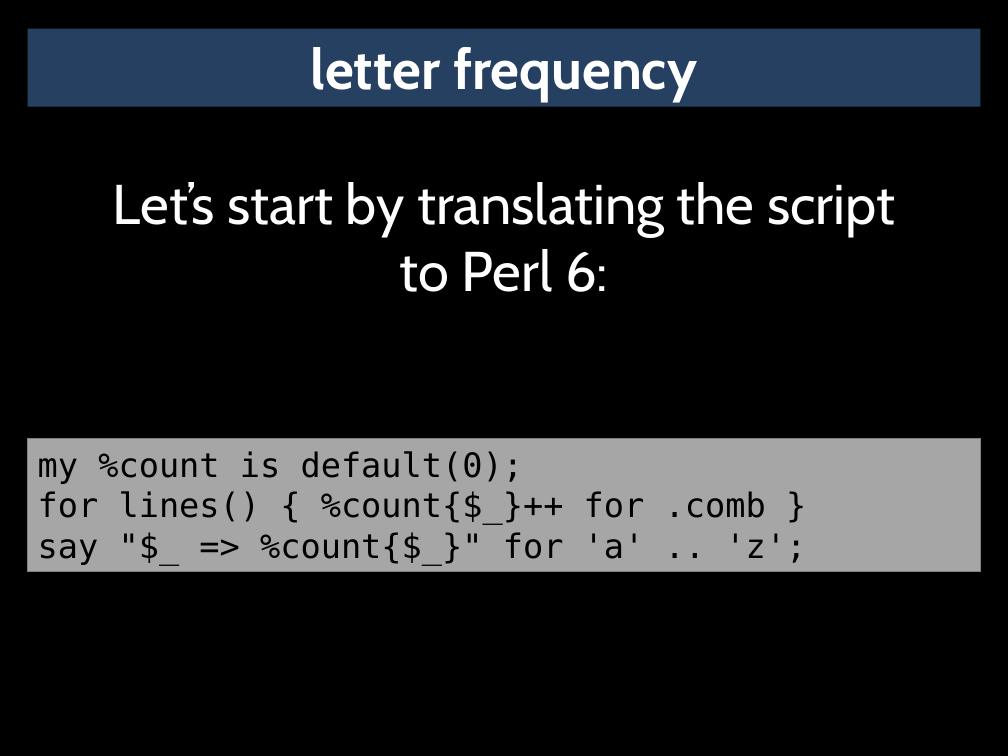
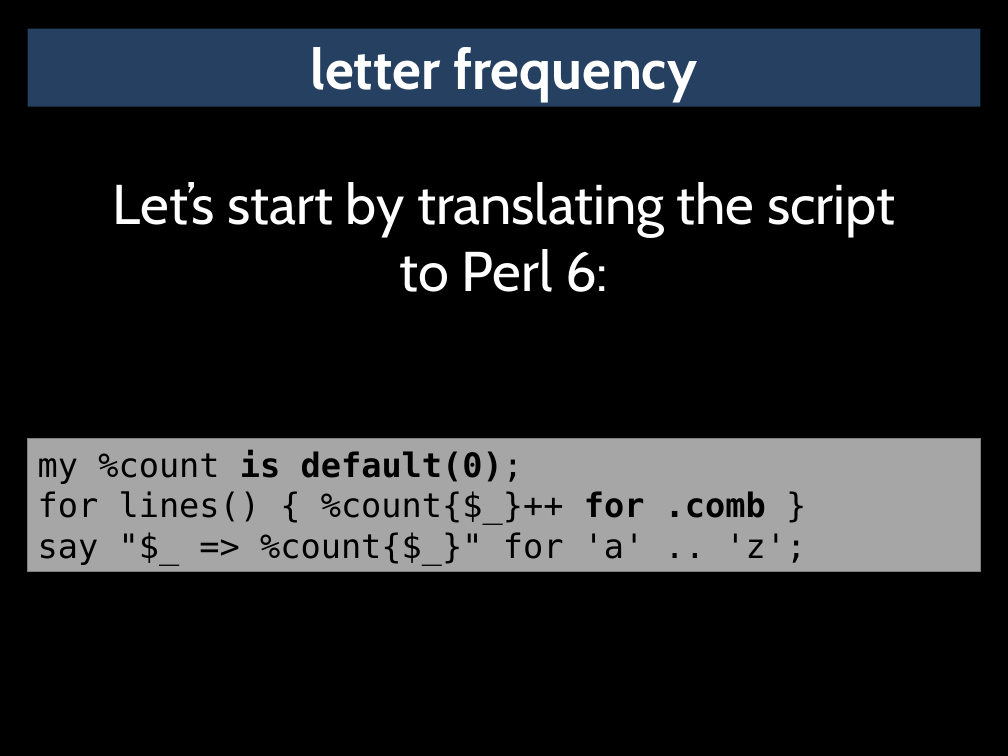
Before and after one commit to masak/talks, a slide deck: slide 20 of czpw-2014-pride-envy/talk.pptx (slide 19 before the commit). Drawn at 1008x756 pixels with LibreOffice and Linux fonts; fonts in the diff are those of the drawing. Boxes give left, top, right and bottom in pixels: in the first picture for what was removed or moved away, otherwise in the second. Text is boxed around its words. In the diff, an @@ line names an element or a change of style, - is before the commit and + after.

```diff
--- a/czpw-2014-pride-envy/talk.pptx
+++ b/czpw-2014-pride-envy/talk.pptx
@@ text in rectangle at box(38, 449, 766, 525): bold on in "is default(0);", "for .comb" @@
```
Also in this commit, not shown: 12 other slides changed, 5 slides added.
